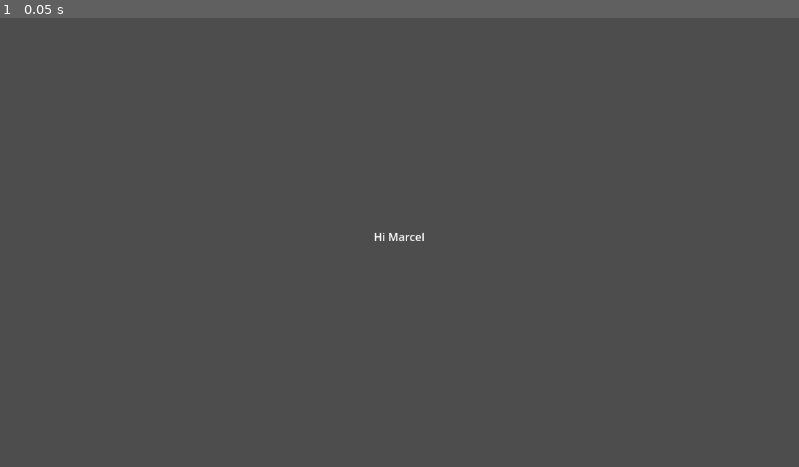
Above: before the commit, frame 1.
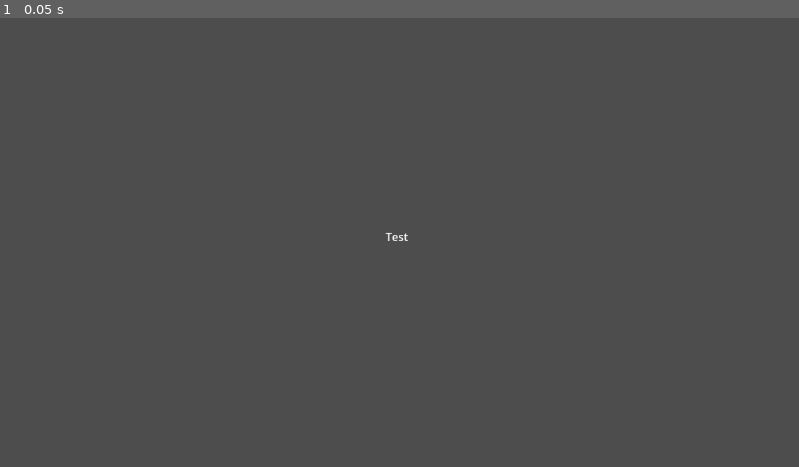
Above: after the commit, the same moment.

Repository: Rack-96/testingGithubMarcel
Game: Godot game, scene res://ProperStructureOfControlNodes.tscn
Two runs of this game, one before a commit and one after it. Both use one fixed random seed, a clock stepped at 60 frames per second and the inputs below. The project has no main scene, so this scene is started directly.
Inputs:
- Up to frame 1 (0.05 s): no input

The runs differ from the first frame. In frame 1, less than 0.1% of the frame differs, in the area x 46-54%, y 47-50%.

Commit message:
Create a new Scene

Diff:
--- a/HiMarcelLabel.tscn
+++ b/HiMarcelLabel.tscn
@@ -24,4 +24,5 @@
 
 [node name="Label" type="Label" parent="VBoxContainer"]
 layout_mode = 2
-text = "Hi Marcel"
+text = "Test
+"
--- /dev/null
+++ b/node_2d.tscn
@@ -0,0 +1,23 @@
+[gd_scene load_steps=2 format=3 uid="uid://dwdx6nsufkynj"]
+
+[ext_resource type="PackedScene" uid="uid://bgbdt3p2ishla" path="res://HiMarcelLabel.tscn" id="1_bvonm"]
+
+[node name="Node2D" type="Node2D"]
+
+[node name="CanvasLayer" type="CanvasLayer" parent="."]
+
+[node name="Control" parent="CanvasLayer" instance=ExtResource("1_bvonm")]
+offset_left = -189.0
+offset_top = -73.0
+offset_right = -189.0
+offset_bottom = -73.0
+
+[node name="Label" type="Label" parent="CanvasLayer"]
+anchors_preset = 5
+anchor_left = 0.5
+anchor_right = 0.5
+offset_left = -110.0
+offset_right = 110.0
+offset_bottom = 23.0
+grow_horizontal = 2
+text = "Welcome to Summoners Rift"
